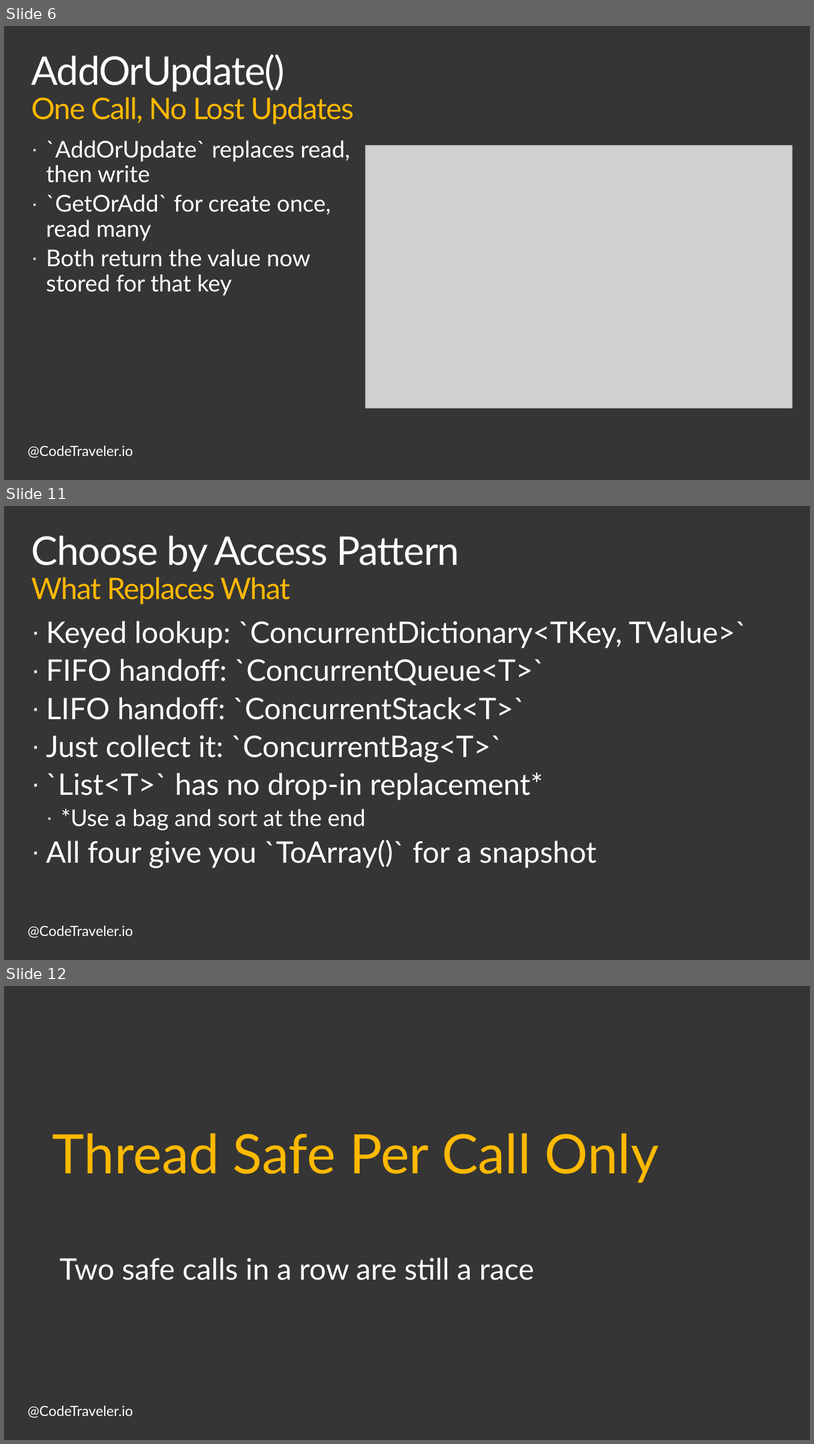
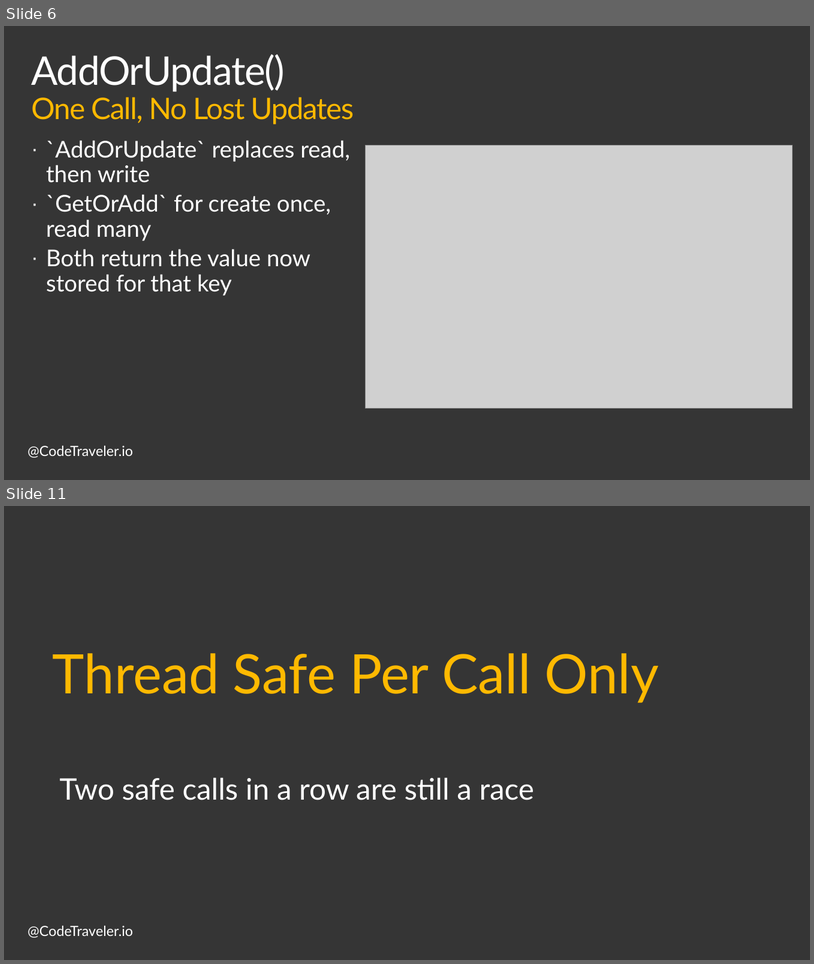
Before and after one commit to TheCodeTraveler/BecomeAnExpertWithAsyncAwait, a slide deck: 8. Concurrent Collections/ConcurrentCollections.pptx. Shown one above the other, each under a label of ours: slides 6, 11 and 12 before the commit, slides 6 and 11 after it; the slides between them are not shown. The pictures are 814x1444 and 814x964 pixels, drawn with LibreOffice and Linux fonts; fonts in the diff are those of the drawing; grey boxes stand for pictures; background and template pictures are left out. Boxes give left, top, right and bottom in pixels: in the first picture for what was removed or moved away, otherwise in the second. Text is boxed around its words. In the diff, an @@ line names an element or a change of style, - is before the commit and + after.

Commit message:
Update Concurrent Collections

```diff
--- a/8. Concurrent Collections/ConcurrentCollections.pptx
+++ b/8. Concurrent Collections/ConcurrentCollections.pptx
@@ slide 11 removed at [4, 506, 810, 960], background #353535; not listed: 1 template element that a slide beside it also shows @@
@@ title removed at [31, 535, 459, 604] @@
-Choose by Access Pattern
-What Replaces What
@@ text removed at [46, 621, 747, 868] @@
-· Keyed lookup: `ConcurrentDictionary<TKey, TValue>`
-· FIFO handoff: `ConcurrentQueue<T>`
-· LIFO handoff: `ConcurrentStack<T>`
-· Just collect it: `ConcurrentBag<T>`
-· `List<T>` has no drop-in replacement*
-  · *Use a bag and sort at the end
-· All four give you `ToArray()` for a snapshot
@@ what was slide 12 is now slide 11 @@
```
Also in this commit, not shown: 4 slides changed, 3 other slides removed, 1 other file.
